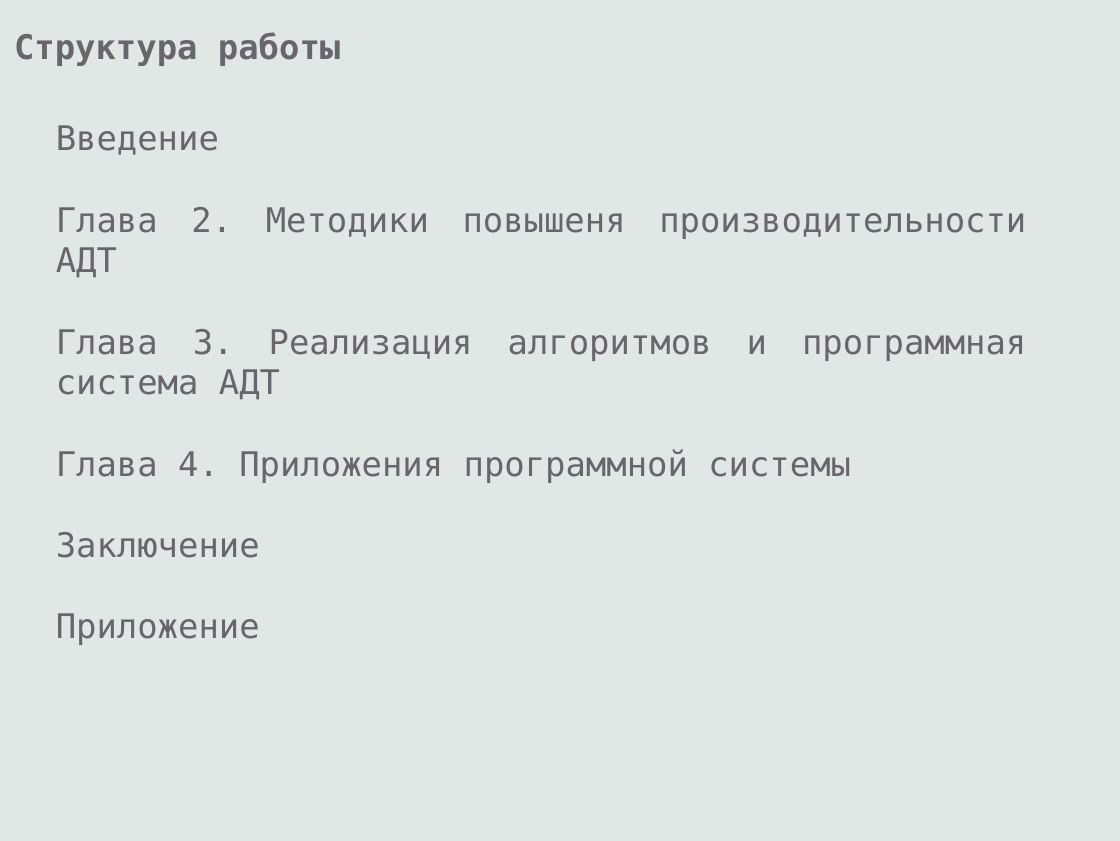
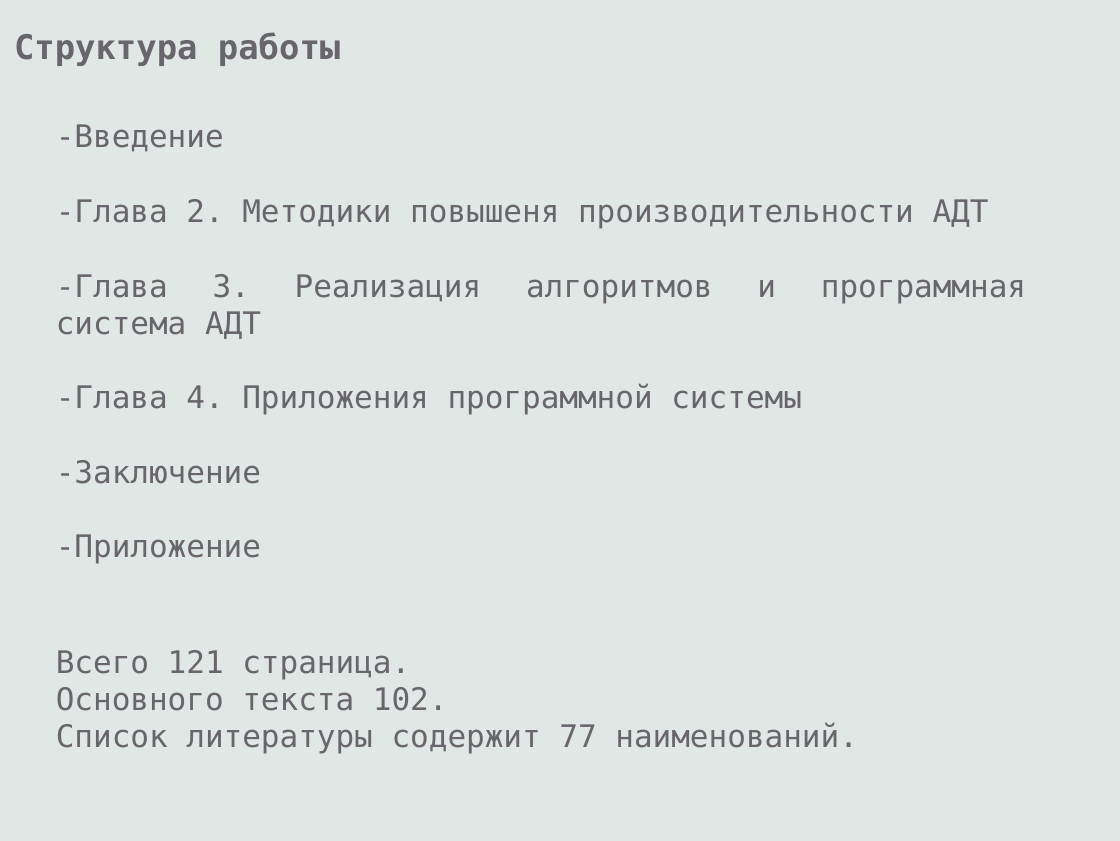
Before and after one commit to eugeneai/prisnif, a slide deck: slide 16 of brick/pres/pacman.odp (slide 13 before the commit). Drawn at 1120x841 pixels with LibreOffice and Linux fonts; fonts in the diff are those of the drawing. Boxes give left, top, right and bottom in pixels: in the first picture for what was removed or moved away, otherwise in the second. Text is boxed around its words. In the diff, an @@ line names an element or a change of style, - is before the commit and + after.

```diff
--- a/brick/pres/pacman.odp
+++ b/brick/pres/pacman.odp
@@ text at <box>56,124,1026,754</box>: text changed; size 24 to 22 pt @@
-Введение
-Глава 2. Методики повышеня производительности АДТ
-Глава 3. Реализация алгоритмов и программная система АДТ
-Глава 4. Приложения программной системы
-Заключение
-Приложение
+-Введение
+-Глава 2. Методики повышеня производительности АДТ
+-Глава 3. Реализация алгоритмов и программная система АДТ
+-Глава 4. Приложения программной системы
+-Заключение
+-Приложение
+Всего 121 страница.
+Основного текста 102.
+Список литературы содержит 77 наименований.
```
Also in this commit, not shown: 20 other slides changed, 7 slides added, 1 slide removed, 8 other files.
